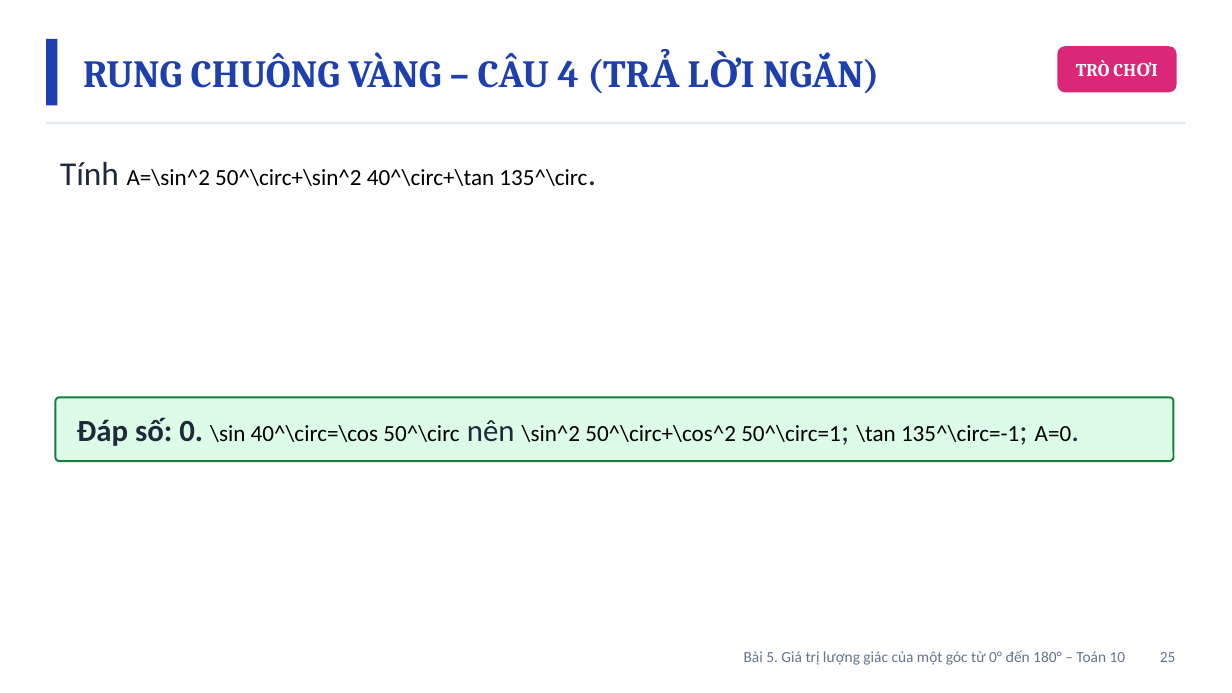
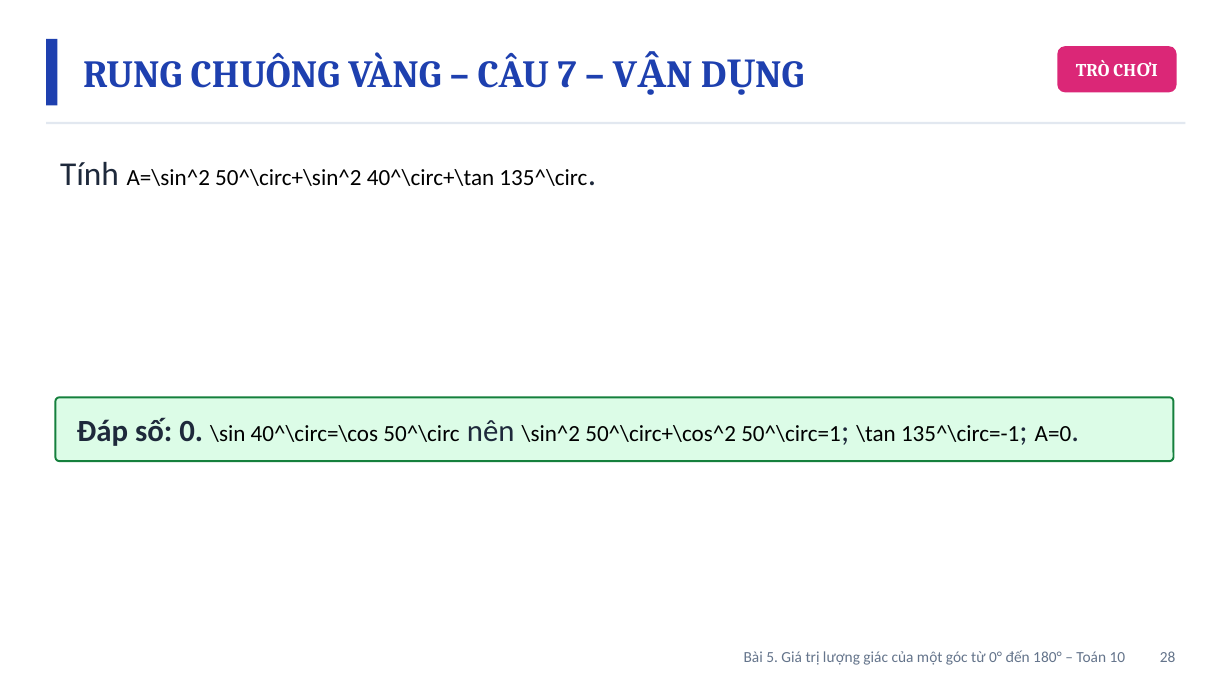
Before and after one commit to Trangtu66/Taode_thi_online, a slide deck: slide 28 of mon/toan/slide/lop10/BaiGiangDienTu_TOAN10_Bai5_GTLG_0den180_T16-17.pptx (slide 25 before the commit). Drawn at 1232x693 pixels with LibreOffice and Linux fonts; fonts in the diff are those of the drawing. Boxes give left, top, right and bottom in pixels: in the first picture for what was removed or moved away, otherwise in the second. Text is boxed around its words. In the diff, an @@ line names an element or a change of style, - is before the commit and + after.

```diff
--- a/mon/toan/slide/lop10/BaiGiangDienTu_TOAN10_Bai5_GTLG_0den180_T16-17.pptx
+++ b/mon/toan/slide/lop10/BaiGiangDienTu_TOAN10_Bai5_GTLG_0den180_T16-17.pptx
@@ text at (x1=83, y1=52, x2=577, y2=88): text changed @@
-RUNG CHUÔNG VÀNG – CÂU 4 (TRẢ LỜI NGẮN)
+RUNG CHUÔNG VÀNG – CÂU 7 – VẬN DỤNG
@@ text at (x1=744, y1=650, x2=1176, y2=665): text changed @@
-Bài 5. Giá trị lượng giác của một góc từ 0° đến 180° – Toán 10 25
+Bài 5. Giá trị lượng giác của một góc từ 0° đến 180° – Toán 10 28
```
Also in this commit, not shown: 7 other slides changed, 4 slides added, 9 other files.
